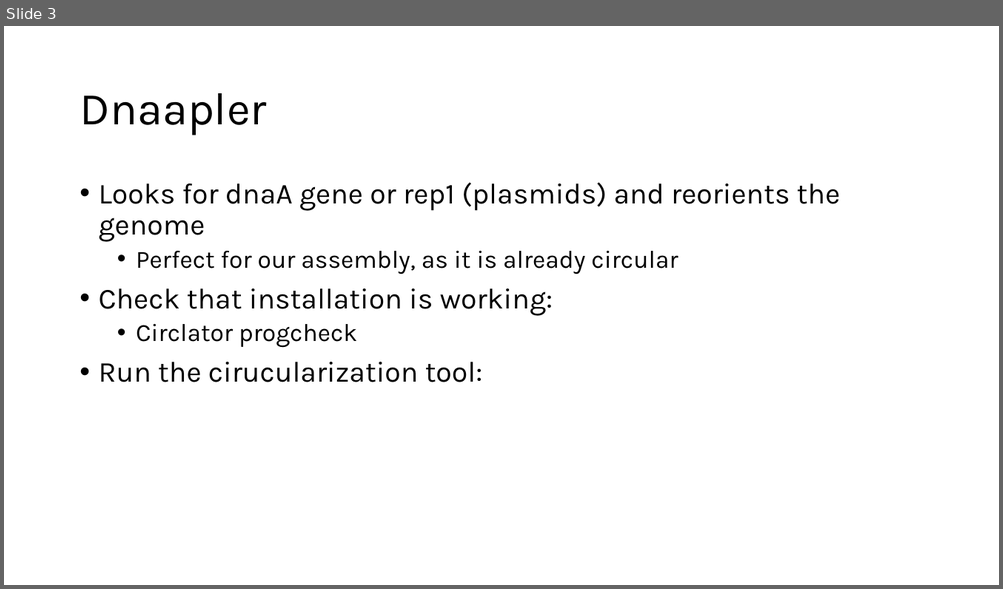
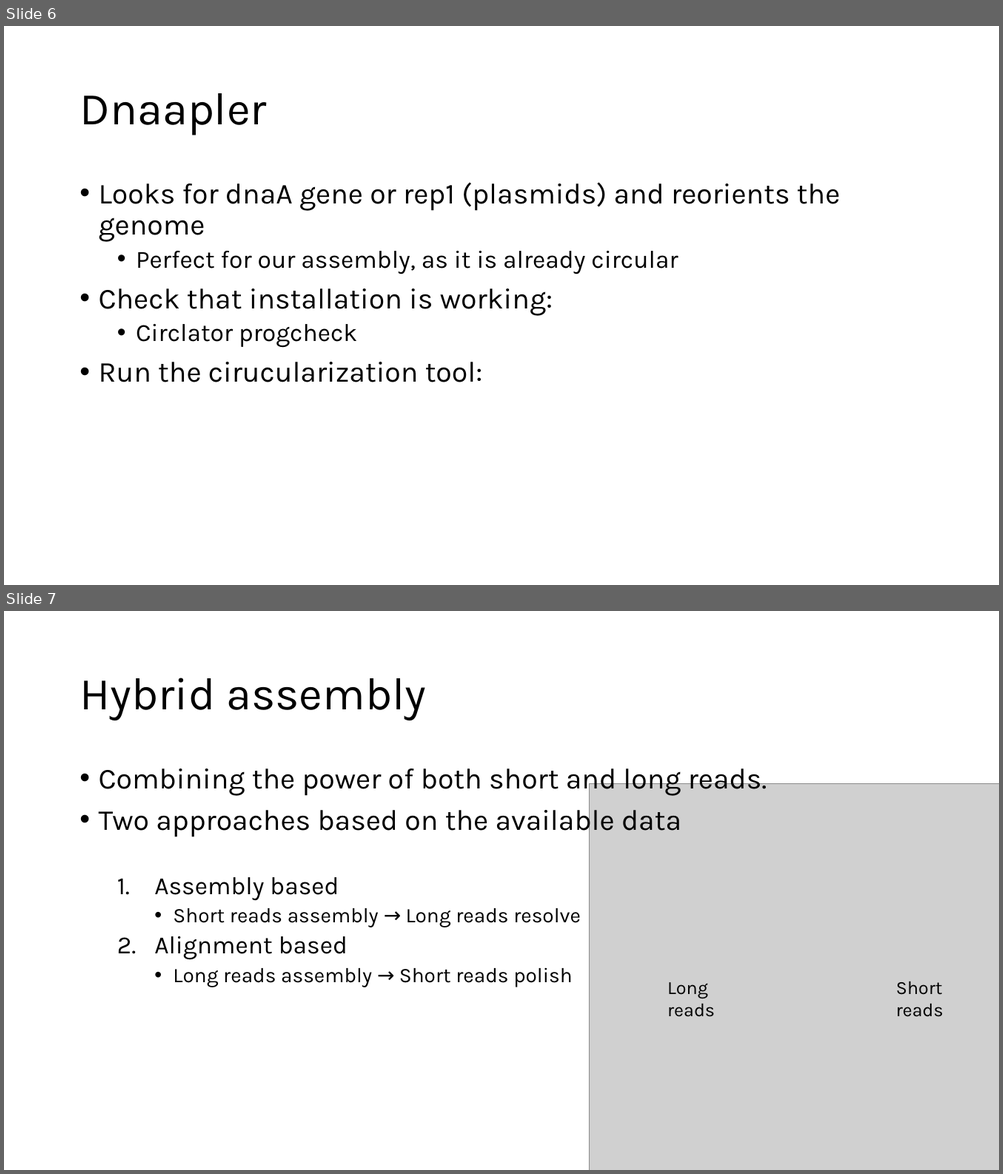
Before and after one commit to pabloati/MAC_WGS, a slide deck: Assembly_and_annotation.pptx. Shown one above the other, each under a label of ours: slide 3 before the commit, slides 6 and 7 after it. The pictures are 1003x589 and 1003x1174 pixels, drawn with LibreOffice and Linux fonts; fonts in the diff are those of the drawing; grey boxes stand for pictures. Boxes give left, top, right and bottom in pixels: in the first picture for what was removed or moved away, otherwise in the second. Text is boxed around its words. In the diff, an @@ line names an element or a change of style, - is before the commit and + after.

Commit message:
First draft of the final pipeline
First edition of the course, with the polishing of the initial assembly and the final hybrid assembly

```diff
--- a/Assembly_and_annotation.pptx
+++ b/Assembly_and_annotation.pptx
@@ slide 7 added at (4, 611, 999, 1170), background #FFFFFF @@
@@ title added at (79, 678, 426, 721), 44 pt, text #000000 @@
+Hybrid assembly
@@ text added at (99, 763, 767, 988), 28 pt, text #000000 @@
+• Combining the power of both short and long reads.
+• Two approaches based on the available data
+  1. Assembly based
+    • Short reads assembly → Long reads resolve
+  2. Alignment based
+    • Long reads assembly → Short reads polish
@@ picture added at (589, 783, 999, 1170) @@
@@ text added at (667, 982, 714, 1017), 18 pt, text #000000 @@
+Long reads
@@ text added at (896, 982, 943, 1017), 18 pt, text #000000 @@
+Short reads
@@ what was slide 3 is now slide 6 @@
```
Also in this commit, not shown: 1 slide changed, 5 other slides added, 4 other files.
